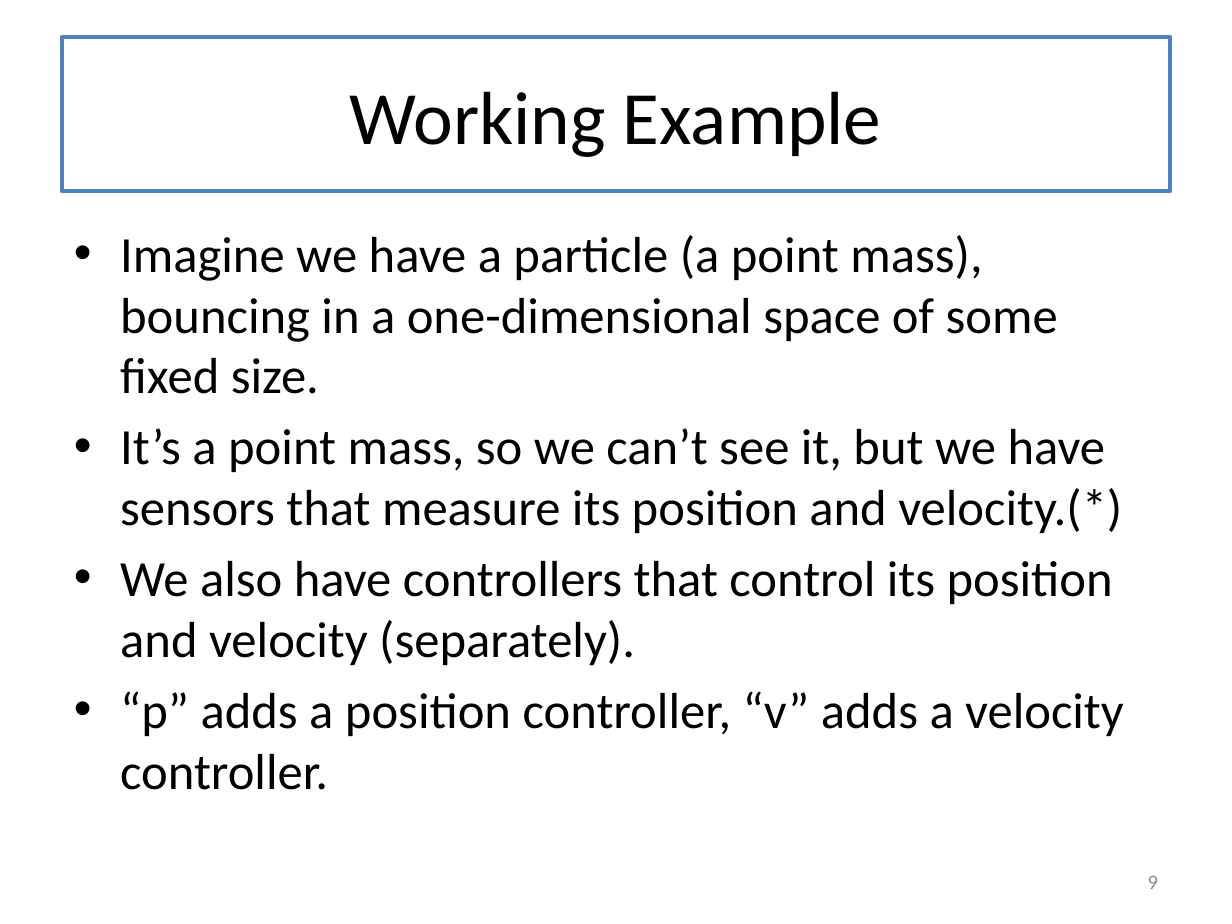
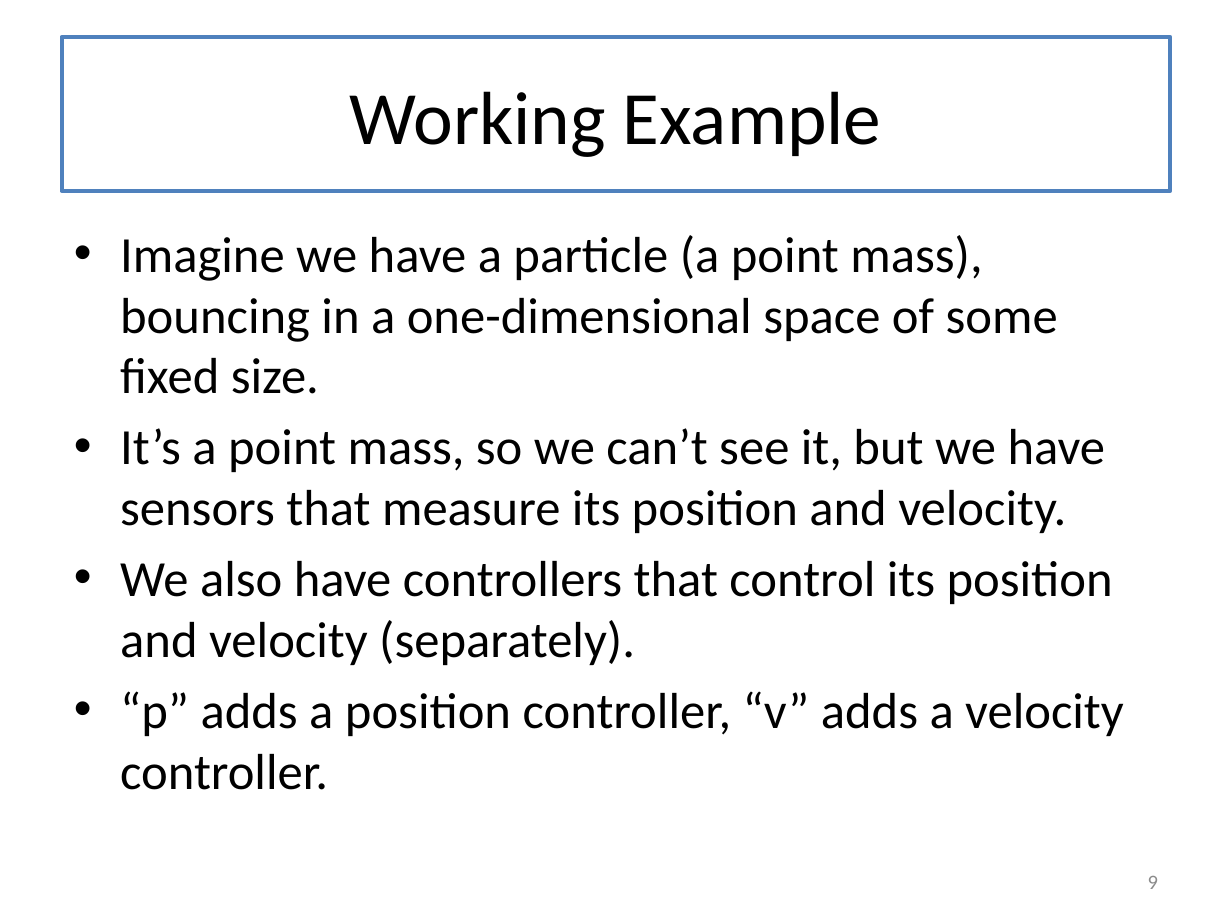
Before and after one commit to mwand/cs5010f16, a slide deck: slide 9 of Slides/Lesson 11.3 Model-View-Controller Architecture.pptx. Drawn at 1232x924 pixels with LibreOffice and Linux fonts; fonts in the diff are those of the drawing. Boxes give left, top, right and bottom in pixels: in the first picture for what was removed or moved away, otherwise in the second. Text is boxed around its words. In the diff, an @@ line names an element or a change of style, - is before the commit and + after.

```diff
--- a/Slides/Lesson 11.3 Model-View-Controller Architecture.pptx
+++ b/Slides/Lesson 11.3 Model-View-Controller Architecture.pptx
@@ text at [120,428,1106,533]: text changed @@
-• It’s a point mass, so we can’t see it, but we have sensors that measure its position and velocity.(*)
+• It’s a point mass, so we can’t see it, but we have sensors that measure its position and velocity.
```
Also in this commit, not shown: 2 other slides changed, 2 other files.
